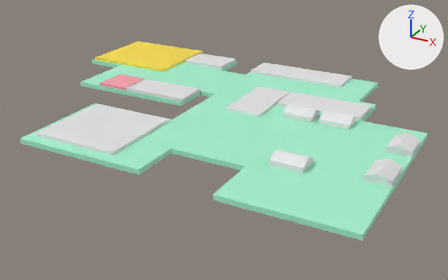
Two versions of the glTF model public/models/schoolmap_1F.glb, one commit apart.
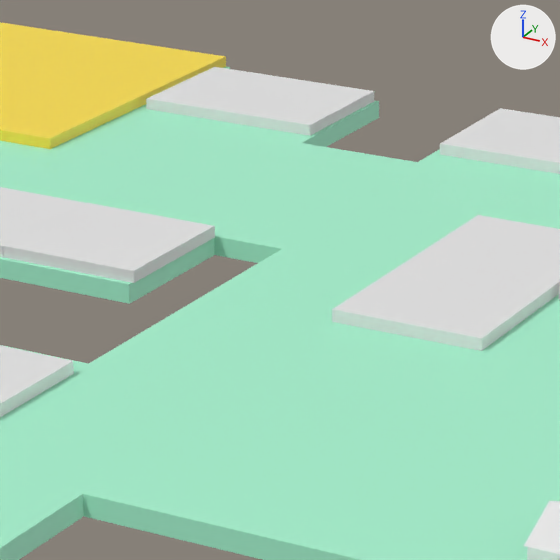
Old and new are each drawn whole from a 50 mm lens placed at (4.04, -8.19, 5.02), pointed at (-1.55, 1.98, -0.07) and again close up on the part from 34% to 62% of the width and 14% to 58% of the height. Every picture has the same lights, and +X, +Y and +Z are marked at upper right. The last two pictures show the newer version. Where no turn or scale is listed for an object, it has been applied to the vertices.

The first close-up shows '103', '104', '106', '111', '113', '128', '1F', '1F_ground', '225-1F', 'stall3'.
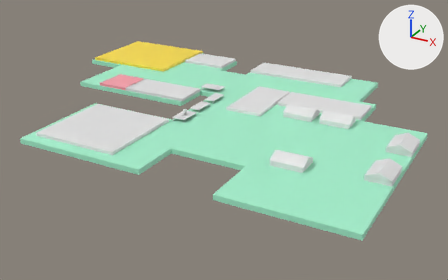
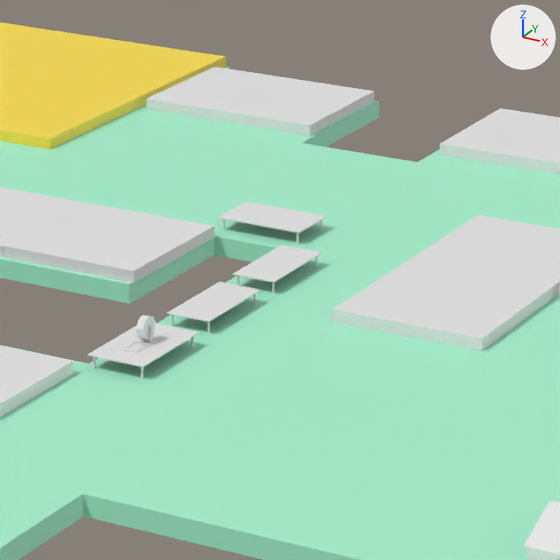
What differs and where, as boxes (x1, y1, x2, y2) in the close-ups (560 x 560 px):
```json
{"object": "table103", "change": "added", "after": [87, 315, 199, 379]}
{"object": "table102", "change": "added", "after": [167, 282, 261, 333]}
{"object": "table100", "change": "added", "after": [218, 202, 327, 244]}
{"object": "table101", "change": "added", "after": [233, 245, 322, 294]}
```

Scene script edits in JSON lines:
```json
{"op": "add", "block": "me_立方体_009", "code": ["me_立方体_009 = bpy.data.meshes.new('立方体.009')", "me_立方体_009.from_pydata(...)  # 178 vertices, 304 faces; spans x -1.0..1.0, y -1.0..1.0, z -51.8..27.3"]}
{"op": "add", "block": "me_立方体_008", "code": ["me_立方体_008 = bpy.data.meshes.new('立方体.008')", "me_立方体_008.from_pydata(...)  # 40 vertices, 60 faces; spans x -1.0..1.0, y -1.0..1.0, z -1.0..27.3"]}
{"op": "add", "block": "ob_table103", "code": ["ob_table103 = bpy.data.objects.new('table103', me_立方体_009)", "ob_table103.location = (-2.018, 1.244, 0.642)", "ob_table103.rotation_euler = (0.0, 0.0, -1.571)  # degrees (0, 0, -90)", "ob_table103.scale = (-0.227, -0.141, -0.00235)"]}
{"op": "add", "block": "ob_table102", "code": ["ob_table102 = bpy.data.objects.new('table102', me_立方体_008)", "ob_table102.location = (-2.018, 1.836, 0.642)", "ob_table102.rotation_euler = (0.0, 0.0, -1.571)  # degrees (0, 0, -90)", "ob_table102.scale = (-0.227, -0.109, -0.00235)"]}
{"op": "add", "block": "ob_table101", "code": ["ob_table101 = bpy.data.objects.new('table101', me_立方体_008.copy())", "ob_table101.location = (-2.018, 2.41, 0.642)", "ob_table101.rotation_euler = (0.0, 0.0, -1.571)  # degrees (0, 0, -90)", "ob_table101.scale = (-0.227, -0.109, -0.00235)"]}
{"op": "add", "block": "ob_table100", "code": ["ob_table100 = bpy.data.objects.new('table100', me_立方体_008.copy())", "ob_table100.location = (-2.369, 2.976, 0.642)", "ob_table100.scale = (-0.227, -0.137, -0.00235)"]}
```
